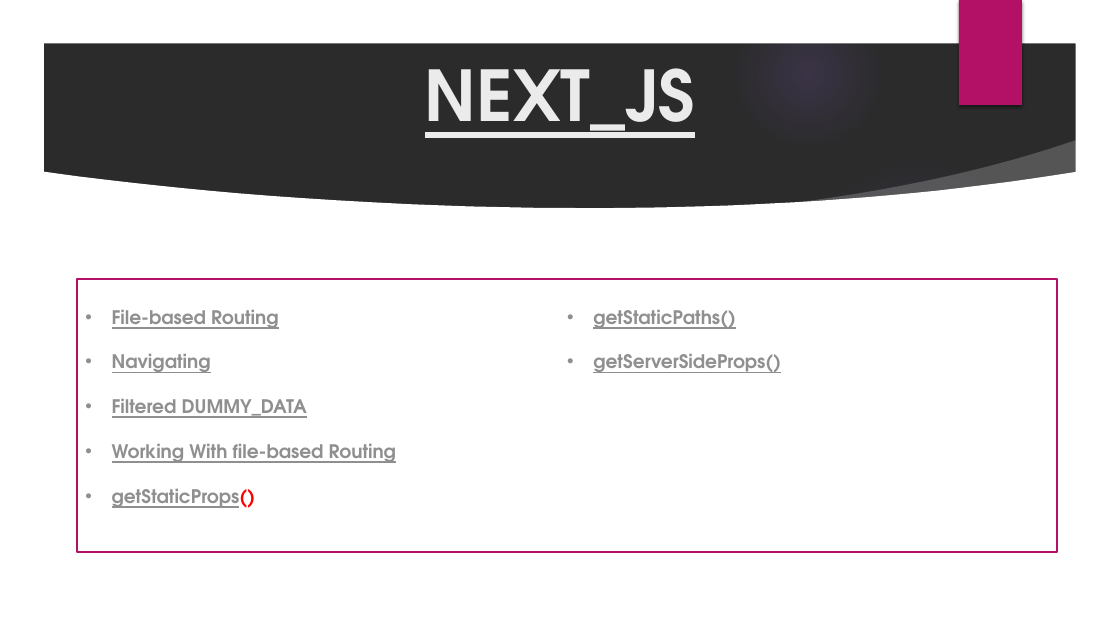
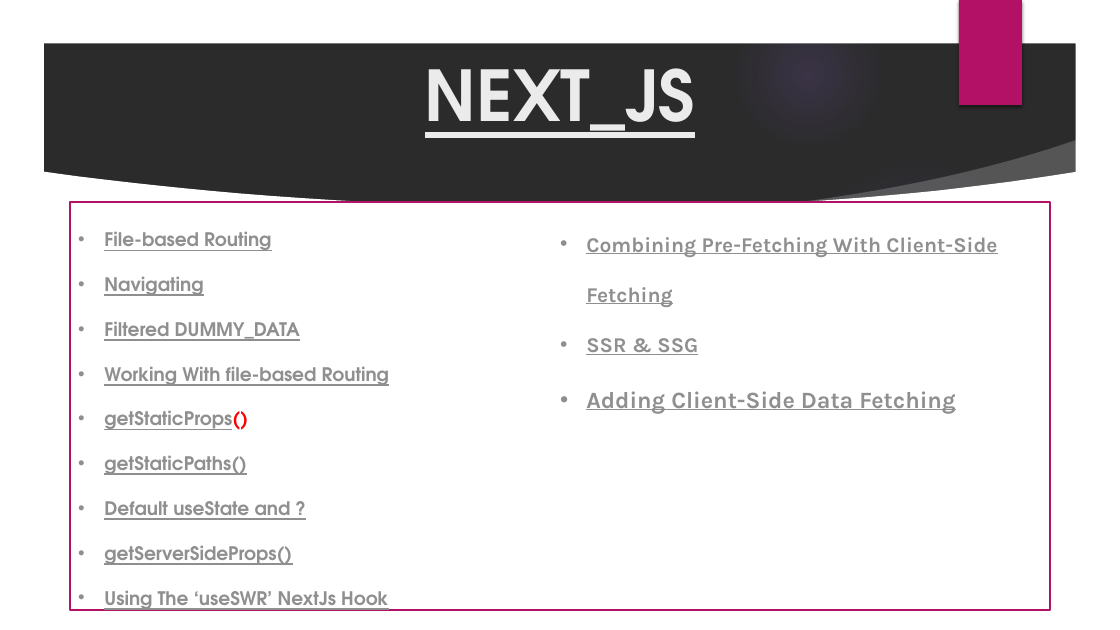
Before and after one commit to bakour1/order-food-app, a slide deck: slide 36 of Presentation1.pptx. Drawn at 1120x630 pixels with LibreOffice and Linux fonts; fonts in the diff are those of the drawing; background and template pictures are left out; a plain dark background stands for a picture behind light text. Boxes give left, top, right and bottom in pixels: in the first picture for what was removed or moved away, otherwise in the second. Text is boxed around its words. In the diff, an @@ line names an element or a change of style, - is before the commit and + after.

```diff
--- a/Presentation1.pptx
+++ b/Presentation1.pptx
@@ rectangle "File-based Routing": place and size @@
-rectangle "File-based Routing" at <box>77,279,1058,552</box>
+rectangle "File-based Routing" at <box>70,202,1050,610</box>
@@ text in rectangle at <box>104,237,997,611</box>: paragraphs added @@
+• Using The ‘useSWR’ NextJs Hook
+• Combining Pre-Fetching With Client-Side Fetching
+• SSR & SSG
+• Adding Client-Side Data Fetching
@@ text in rectangle at <box>104,501,291,520</box>: paragraph added @@
+• Default useState and ?
```
Also in this commit, not shown: 5 slides added.
